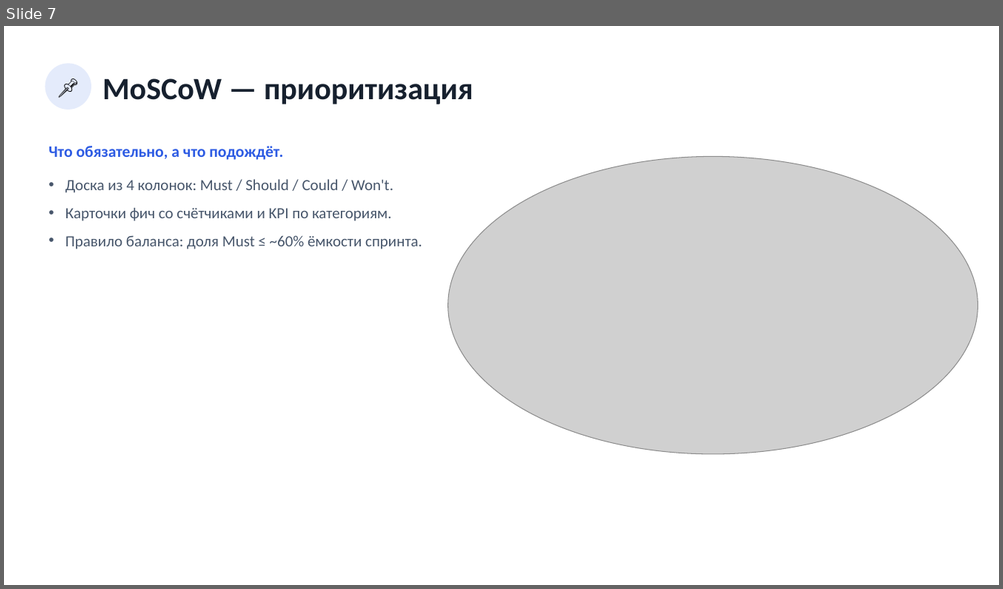
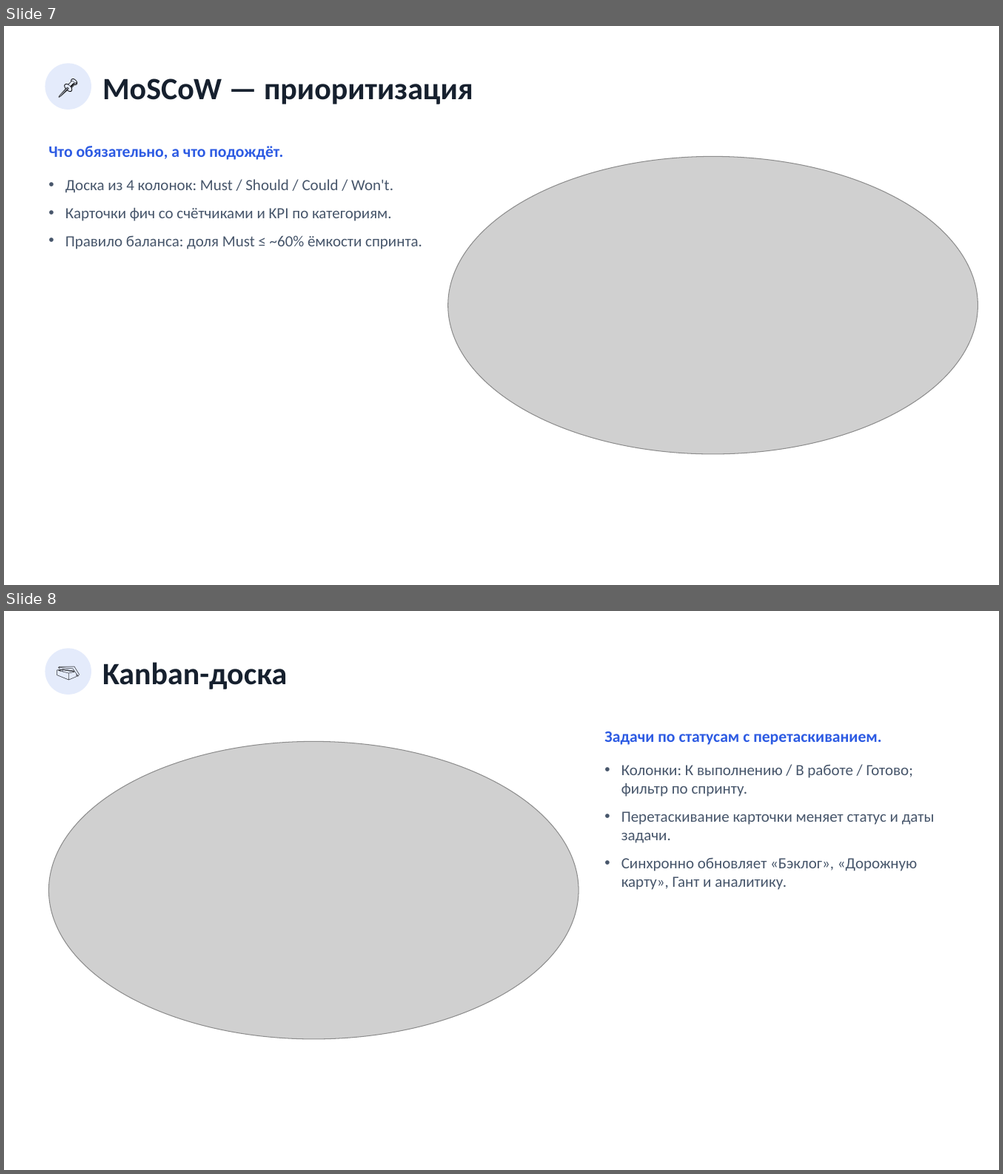
Before and after one commit to neoandrey1985/Planirovanie, a slide deck: Презентация_приложения.pptx. Shown one above the other, each under a label of ours: slide 7 before the commit, slides 7 and 8 after it. The pictures are 1003x589 and 1003x1174 pixels, drawn with LibreOffice and Linux fonts; fonts in the diff are those of the drawing; grey boxes stand for pictures. Boxes give left, top, right and bottom in pixels: in the first picture for what was removed or moved away, otherwise in the second. Text is boxed around its words. In the diff, an @@ line names an element or a change of style, - is before the commit and + after.

```diff
--- a/Презентация_приложения.pptx
+++ b/Презентация_приложения.pptx
@@ slide 8 added at (4, 611, 999, 1170), background #FFFFFF @@
@@ ellipse added at (45, 648, 91, 695), fill #E4EBFB @@
@@ text added at (45, 648, 91, 695), 20 pt, text #000000 @@
+🗃️
@@ text added at (102, 662, 287, 689), 30 pt, text #16202E, bold @@
+Kanban-доска
@@ picture added at (48, 741, 578, 1039) @@
@@ text added at (604, 731, 881, 745), 15.5 pt, text #2D5BE3, bold @@
+Задачи по статусам с перетаскиванием.
@@ text added at (621, 764, 934, 890), 15 pt, text #47566B @@
+• Колонки: К выполнению / В работе / Готово; фильтр по спринту.
+• Перетаскивание карточки меняет статус и даты задачи.
+• Синхронно обновляет «Бэклог», «Дорожную карту», Гант и аналитику.
```
Also in this commit, not shown: 3 slides changed, 1 other slide added, 3 other files.
